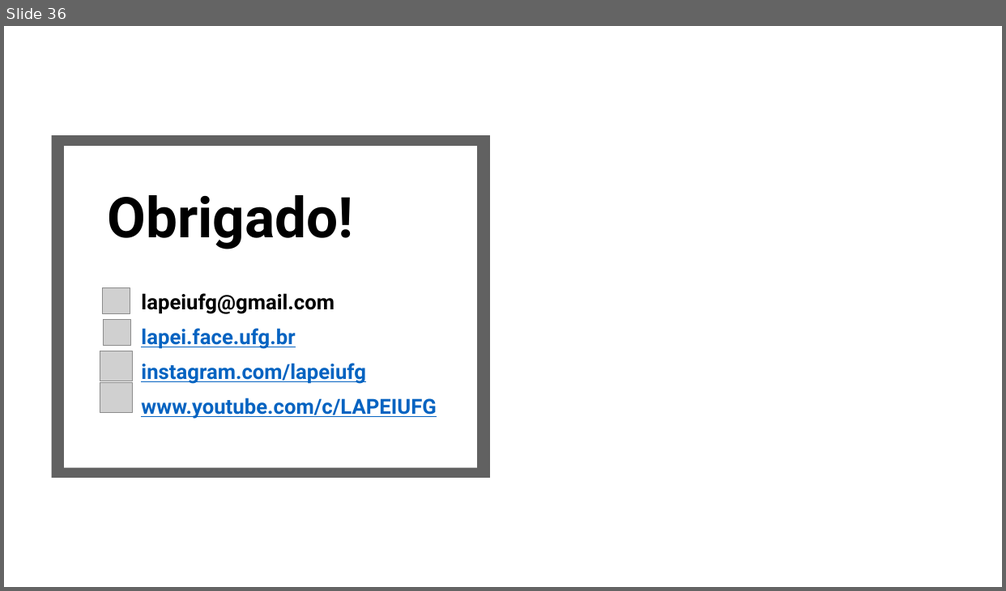
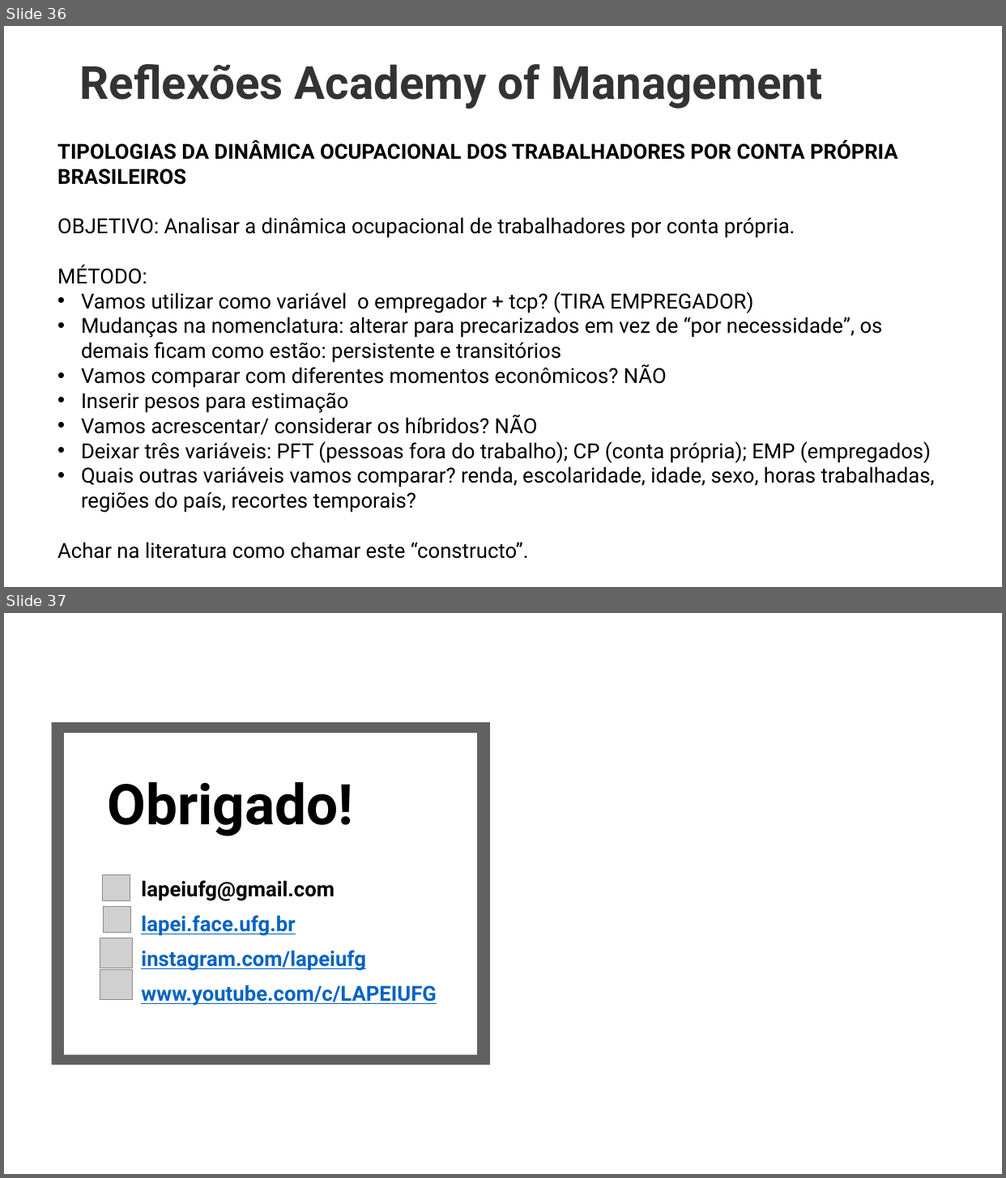
Before and after one commit to danielppagotto/tcp, a slide deck: 04_teoria/Análise de sequência/Sequence Analysis v09.10.pptx. Shown one above the other, each under a label of ours: slide 36 before the commit, slides 36 and 37 after it. The pictures are 1006x591 and 1006x1178 pixels, drawn with LibreOffice and Linux fonts; fonts in the diff are those of the drawing; grey boxes stand for pictures; background and template pictures are left out. Boxes give left, top, right and bottom in pixels: in the first picture for what was removed or moved away, otherwise in the second. Text is boxed around its words. In the diff, an @@ line names an element or a change of style, - is before the commit and + after.

```diff
--- a/04_teoria/Análise de sequência/Sequence Analysis v09.10.pptx
+++ b/04_teoria/Análise de sequência/Sequence Analysis v09.10.pptx
@@ slide 36 added at [4,26,1002,587], background picture (left out) @@
@@ title added at [80,64,822,109], 44 pt, text #333335, bold @@
+Reflexões Academy of Management
@@ text added at [57,139,935,513], 20 pt, text #000000 @@
+TIPOLOGIAS DA DINÂMICA OCUPACIONAL DOS TRABALHADORES POR CONTA PRÓPRIA BRASILEIROS
+OBJETIVO: Analisar a dinâmica ocupacional de trabalhadores por conta própria.
+MÉTODO:
+• Vamos utilizar como variável o empregador + tcp? (TIRA EMPREGADOR)
+• Mudanças na nomenclatura: alterar para precarizados em vez de “por necessidade”, os demais ficam como estão: persistente e transitórios
+• Vamos comparar com diferentes momentos econômicos? NÃO
+• Inserir pesos para estimação
+• Vamos acrescentar/ considerar os híbridos? NÃO
+• Deixar três variáveis: PFT (pessoas fora do trabalho); CP (conta própria); EMP (empregados)
+• Quais outras variáveis vamos comparar? renda, escolaridade, idade, sexo, horas trabalhadas, regiões do país, recortes temporais?
+Achar na literatura como chamar este “constructo”.
@@ what was slide 36 is now slide 37 @@
```
Also in this commit, not shown: 1 other file.
